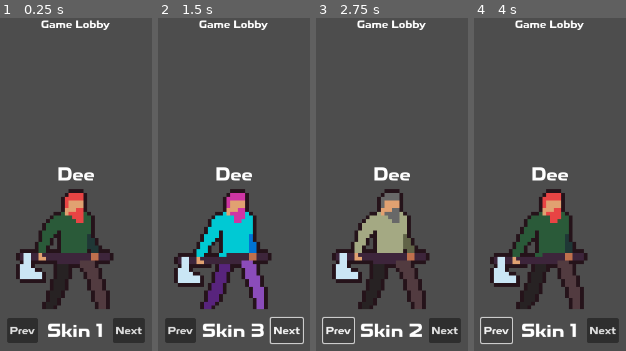
Above: before the commit, frames 1-4 (left to right).
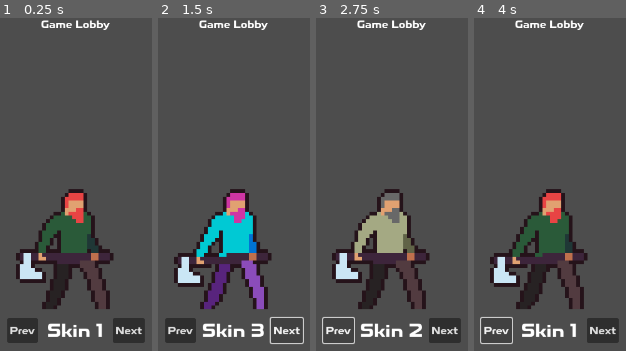
Above: after the commit, the same moments.

Repository: Lertos/last-feller-alive
Game: Godot game, scene res://lobby.tscn
Two runs of this game, one before a commit and one after it. Both use one fixed random seed, a clock stepped at 60 frames per second and the inputs below. This scene is started directly instead of the project's main scene.
Inputs:
- Up to frame 1 (0.25 s): no input
- Up to frame 2 (1.5 s): click "Next" at 0.5 s; click "Next" at 1.25 s
- Up to frame 3 (2.75 s): click "Prev" at 2 s
- Up to frame 4 (4 s): hold D (right) 2.78-3.53 s; tap Space (dash) at 2.85 s; hold S (down) from 3.53 s (still down); tap Q (death) at 3.6 s

The runs differ from the first frame. In frame 1, 0.6% of the frame differs, in the area x 38-62%, y 44-49%; in frame 2, 0.6%; in frame 3, 0.6%; in frame 4, 0.6%.

Commit message:
Getting rid of default text

Diff:
--- a/scenes/lobby_player.tscn
+++ b/scenes/lobby_player.tscn
@@ -93,7 +93,6 @@
 grow_horizontal = 2
 grow_vertical = 2
 theme = SubResource("Theme_ndyq3")
-text = "Dee"
 horizontal_alignment = 1
 vertical_alignment = 1
 clip_text = true
